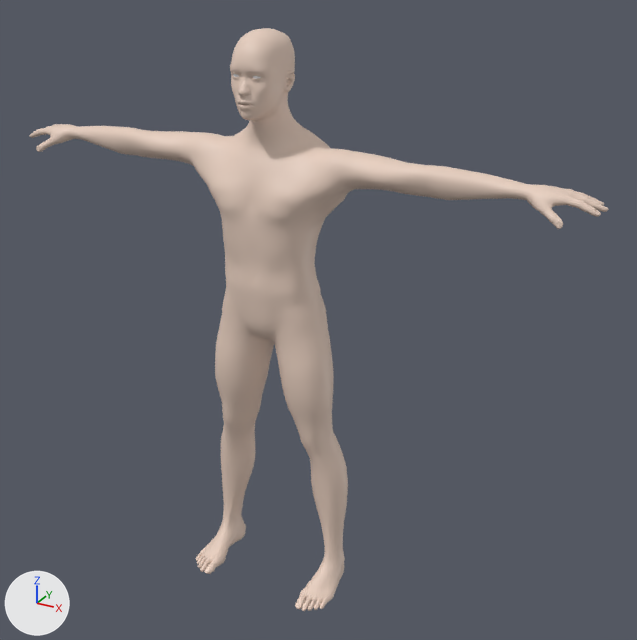
The Blender file Art/Characters/Base/BaseBody_Male.blend: old version first, new version second.
The view is the same before and after, from a 50 mm camera at (1.329, -2.159, 2.023) aimed at (0.126, 0.029, 0.93). The axes (+X, +Y, +Z) are drawn at lower left. The lights are the same throughout. The picture after the commit comes second.

The older version as bpy lines, for what is in view:
```python
mat_m_skin = principled_material('M_Skin')
mat_m_skin.base_color = (0.8, 0.62, 0.52)  # beige #e7cebf
me_sk_basebody_male = bpy.data.meshes.new('SK_BaseBody_Male')
me_sk_basebody_male.from_pydata(...)  # 13886 vertices, 13838 faces; spans x -0.94..0.94, y -0.22..0.1, z 0.0..1.79
me_sk_basebody_male.polygons.foreach_set('use_smooth', [True] * 13838)
# faces by material slot: [13378, 140, 320]
me_sk_basebody_male.materials.append(mat_m_skin)  # beige #e7cebf
me_sk_basebody_male.materials.append(mat_m_eyes)  # white #f9f9f9
me_sk_basebody_male.materials.append(mat_m_mouth)  # pink #b3766f
ob_sk_basebody_male = bpy.data.objects.new('SK_BaseBody_Male', me_sk_basebody_male)
ob_sk_basebody_male.location = (0.0, 0.0, 0.0)
```
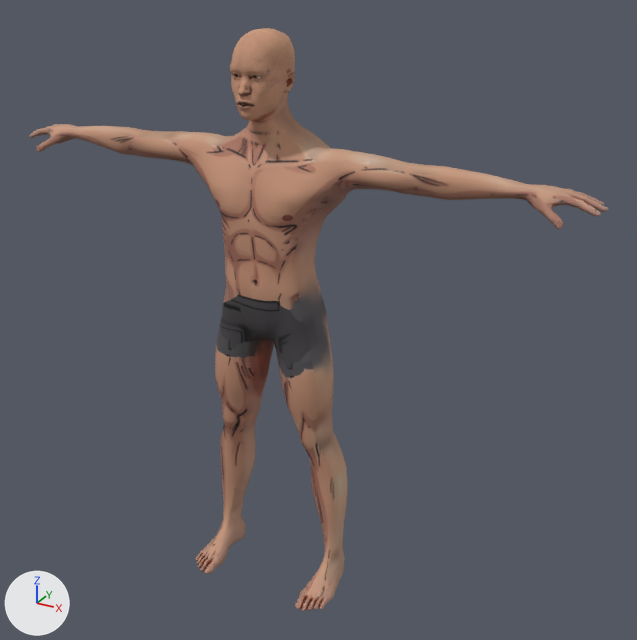
Edits to the scene script, one JSON object a line:
```json
{"op": "add", "block": "img_t_body_male_basecolor_drawn_png", "code": ["img_t_body_male_basecolor_drawn_png = load_image('T_Body_Male_BaseColor_Drawn.png', 'Textures/T_Body_Male_BaseColor_Drawn.png', 2048, 2048, 'sRGB')"]}
{"op": "remove", "block": "mat_m_skin", "code": "mat_m_skin.base_color = (0.8, 0.62, 0.52)  # beige #e7cebf"}
{"op": "add", "block": "mat_m_skin", "code": "mat_m_skin.texture = img_t_body_male_basecolor_drawn_png"}
{"op": "set", "path": "mat_m_skin.roughness", "old": "0.5", "new": "0.75"}
```

Location of each change, (x1, y1, x2, y2) in pixels of the pictures (637 x 640 px):
```json
{"object": "SK_BaseBody_Male", "change": "surface changed", "before": [29, 28, 608, 611], "after": [29, 28, 608, 611], "on screen": "beige to brown"}
```
